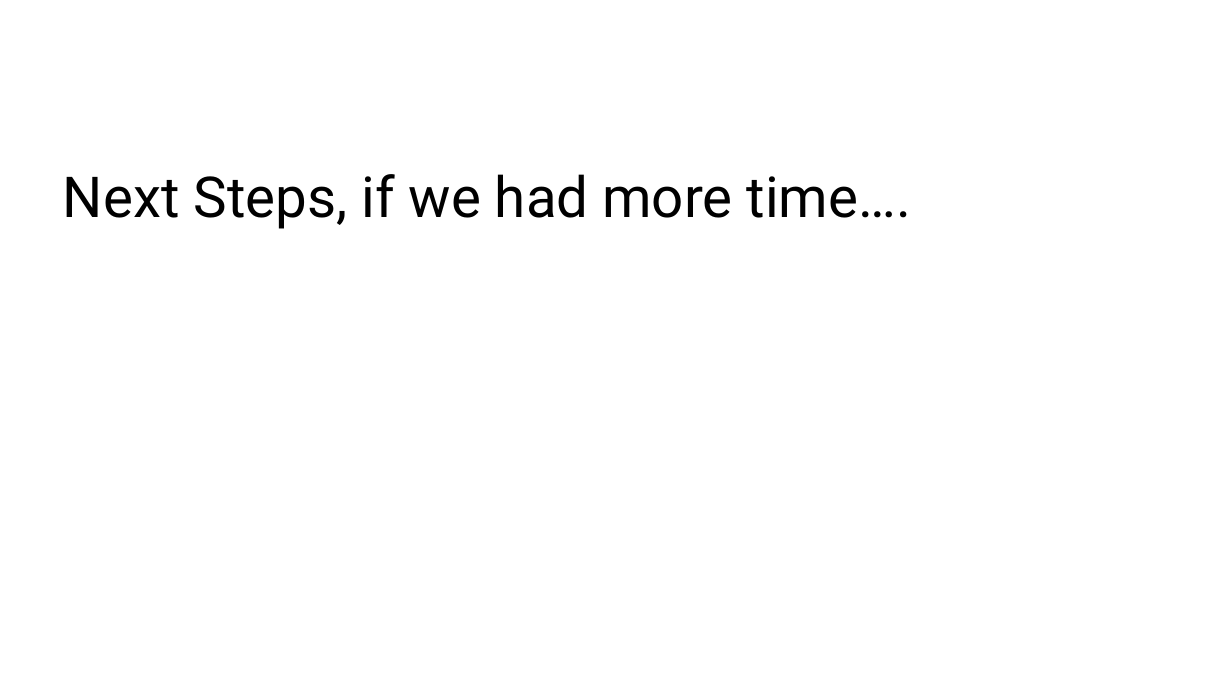
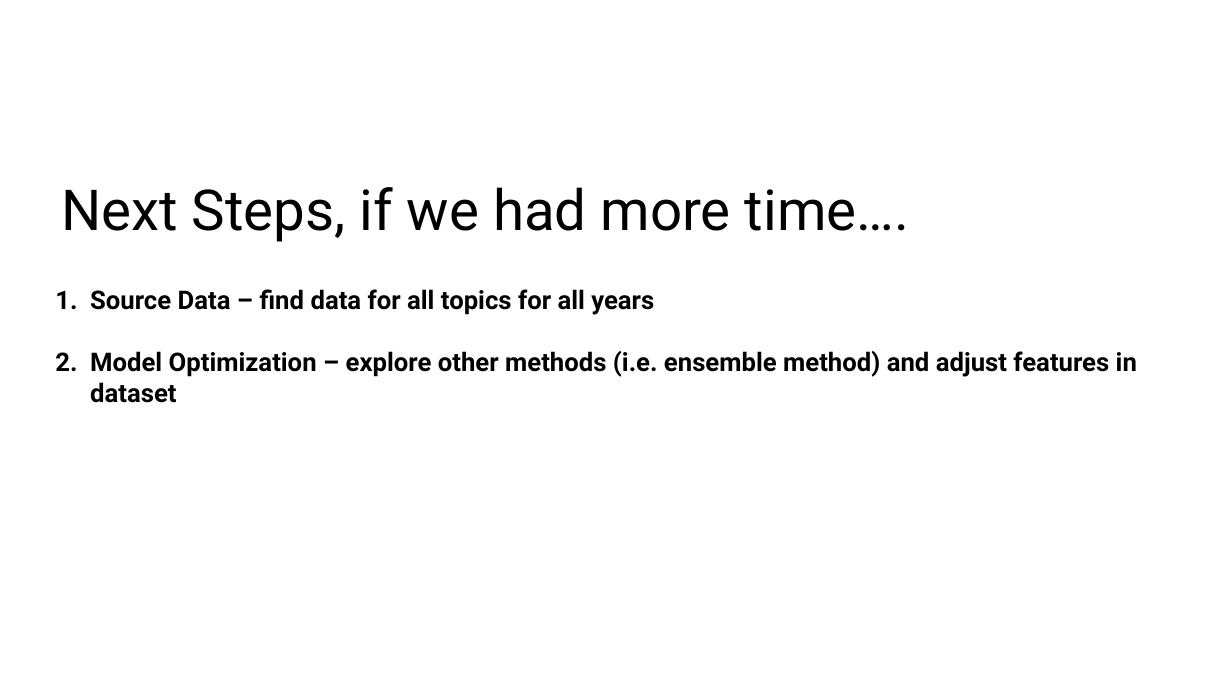
Before and after one commit to azmedtech/Election_Prediction_Project_4, a slide deck: slide 18 of Election_Prediction_Presentation.pptx (slide 20 before the commit). Drawn at 1232x693 pixels with LibreOffice and Linux fonts; fonts in the diff are those of the drawing; background and template pictures are left out. Boxes give left, top, right and bottom in pixels: in the first picture for what was removed or moved away, otherwise in the second. Text is boxed around its words. In the diff, an @@ line names an element or a change of style, - is before the commit and + after.

```diff
--- a/Election_Prediction_Presentation.pptx
+++ b/Election_Prediction_Presentation.pptx
@@ title "Next Steps, if we had ...": place and size @@
-title "Next Steps, if we had ..." at [63, 174, 911, 229]
+title "Next Steps, if we had ..." at [61, 187, 909, 242]
@@ text added at [90, 289, 1137, 403], 20 pt, text #000000, bold @@
+1. Source Data – find data for all topics for all years
+2. Model Optimization – explore other methods (i.e. ensemble method) and adjust features in dataset
```
Also in this commit, not shown: 3 other slides changed, 4 slides added, 7 slides removed.
